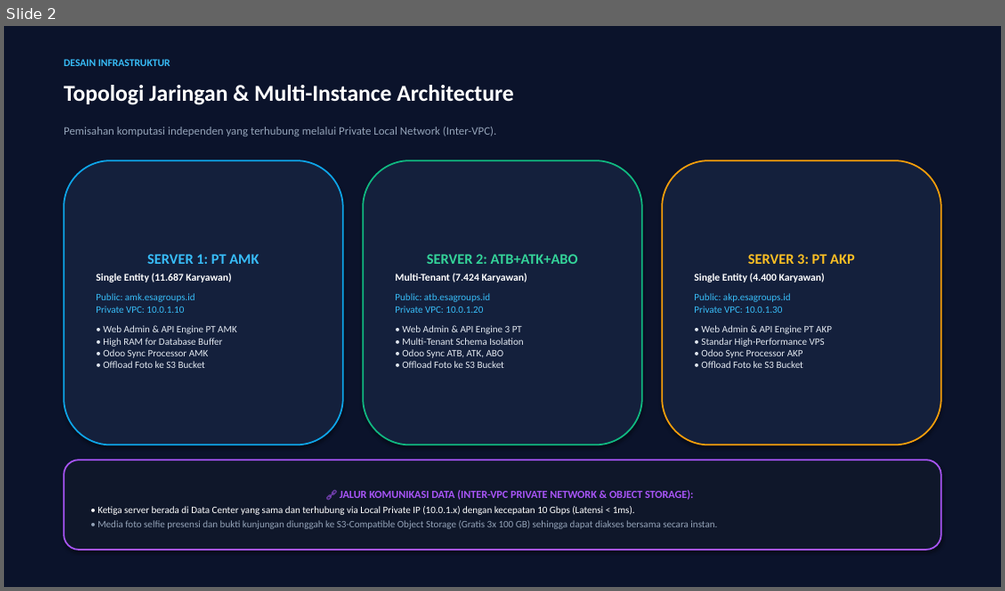
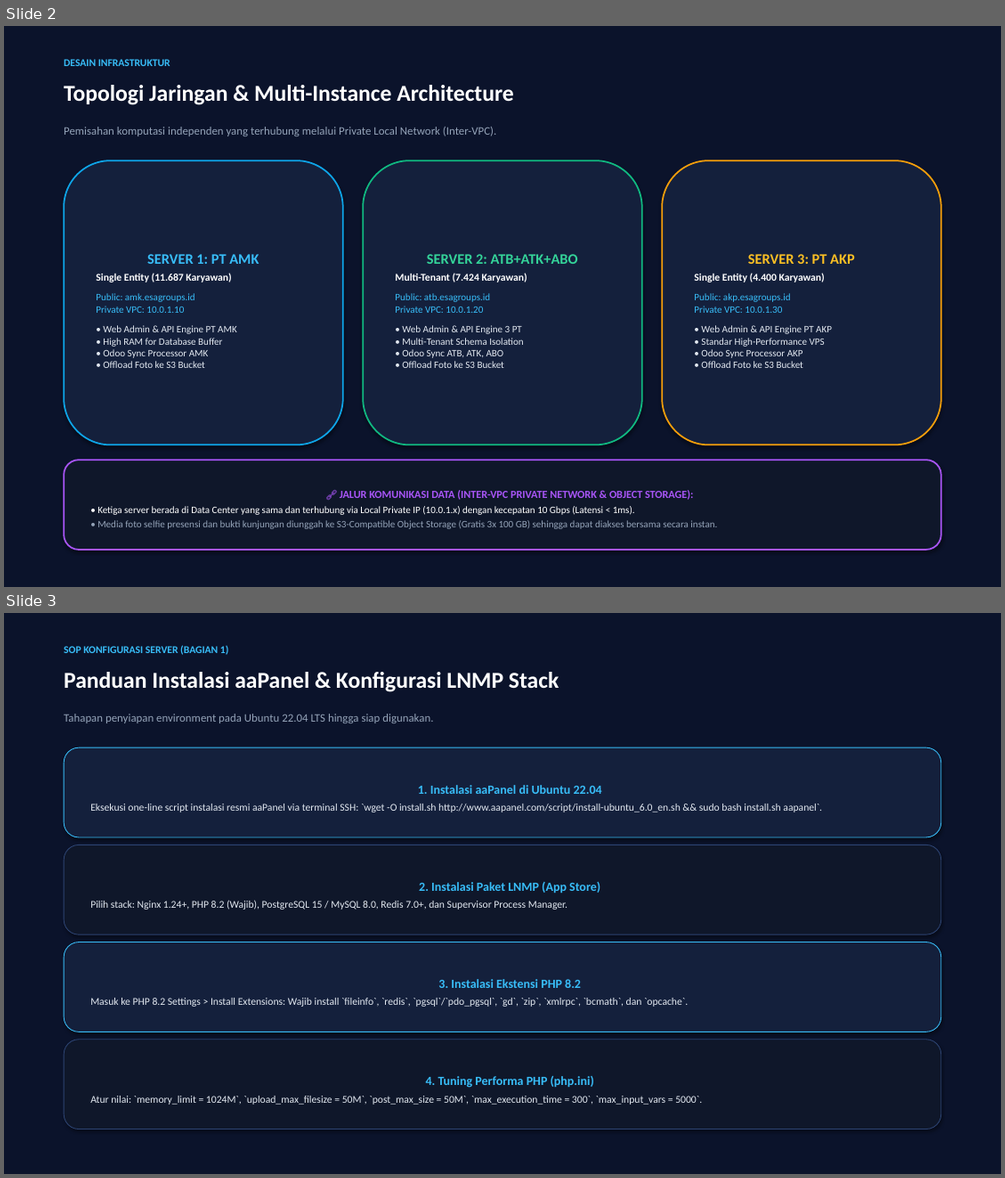
Before and after one commit to digitalgalery-dgsoft/attendaceesa, a slide deck: Panduan_Arsitektur_dan_Setting_Production_3_Server_ESA.pptx. Shown one above the other, each under a label of ours: slide 2 before the commit, slides 2 and 3 after it. The pictures are 1005x591 and 1005x1178 pixels, drawn with LibreOffice and Linux fonts; fonts in the diff are those of the drawing. Boxes give left, top, right and bottom in pixels: in the first picture for what was removed or moved away, otherwise in the second. Text is boxed around its words. In the diff, an @@ line names an element or a change of style, - is before the commit and + after.

Commit message:
docs: add comprehensive aaPanel LNMP setup guide and update presentation with aaPanel SOP slides

```diff
--- a/Panduan_Arsitektur_dan_Setting_Production_3_Server_ESA.pptx
+++ b/Panduan_Arsitektur_dan_Setting_Production_3_Server_ESA.pptx
@@ slide 3 added at (4, 613, 1001, 1174), background #FFFFFF @@
@@ rectangle added at (4, 613, 1001, 1174), fill #0B132B @@
@@ text added at (64, 645, 229, 655), 10 pt, text #38BDF8, bold @@
+SOP KONFIGURASI SERVER (BAGIAN 1)
@@ text added at (64, 672, 558, 692), 22 pt, text #FFFFFF, bold @@
+Panduan Instalasi aaPanel & Konfigurasi LNMP Stack
@@ text added at (64, 714, 433, 723), 11 pt, text #94A3B8 @@
+Tahapan penyiapan environment pada Ubuntu 22.04 LTS hingga siap digunakan.
@@ rounded rectangle added at (64, 747, 941, 837), fill #14203C, outline #38BDF8 0.75 pt, 10 pt, text #E2E8F0 @@
+1. Instalasi aaPanel di Ubuntu 22.04
+Eksekusi one-line script instalasi resmi aaPanel via terminal SSH: `wget -O install.sh http://www.aapanel.com/script/install-ubuntu_6.0_en.sh && sudo bash install.sh aapanel`.
@@ rounded rectangle added at (64, 844, 941, 934), fill #0F172A, outline #2D4473 0.75 pt, 10 pt, text #E2E8F0 @@
+2. Instalasi Paket LNMP (App Store)
+Pilih stack: Nginx 1.24+, PHP 8.2 (Wajib), PostgreSQL 15 / MySQL 8.0, Redis 7.0+, dan Supervisor Process Manager.
@@ rounded rectangle added at (64, 942, 941, 1032), fill #14203C, outline #38BDF8 0.75 pt, 10 pt, text #E2E8F0 @@
+3. Instalasi Ekstensi PHP 8.2
+Masuk ke PHP 8.2 Settings > Install Extensions: Wajib install `fileinfo`, `redis`, `pgsql`/`pdo_pgsql`, `gd`, `zip`, `xmlrpc`, `bcmath`, dan `opcache`.
@@ rounded rectangle added at (64, 1039, 941, 1129), fill #0F172A, outline #2D4473 0.75 pt, 10 pt, text #E2E8F0 @@
+4. Tuning Performa PHP (php.ini)
+Atur nilai: `memory_limit = 1024M`, `upload_max_filesize = 50M`, `post_max_size = 50M`, `max_execution_time = 300`, `max_input_vars = 5000`.
```
Also in this commit, not shown: 2 other slides added, 2 slides removed, 2 other files.
